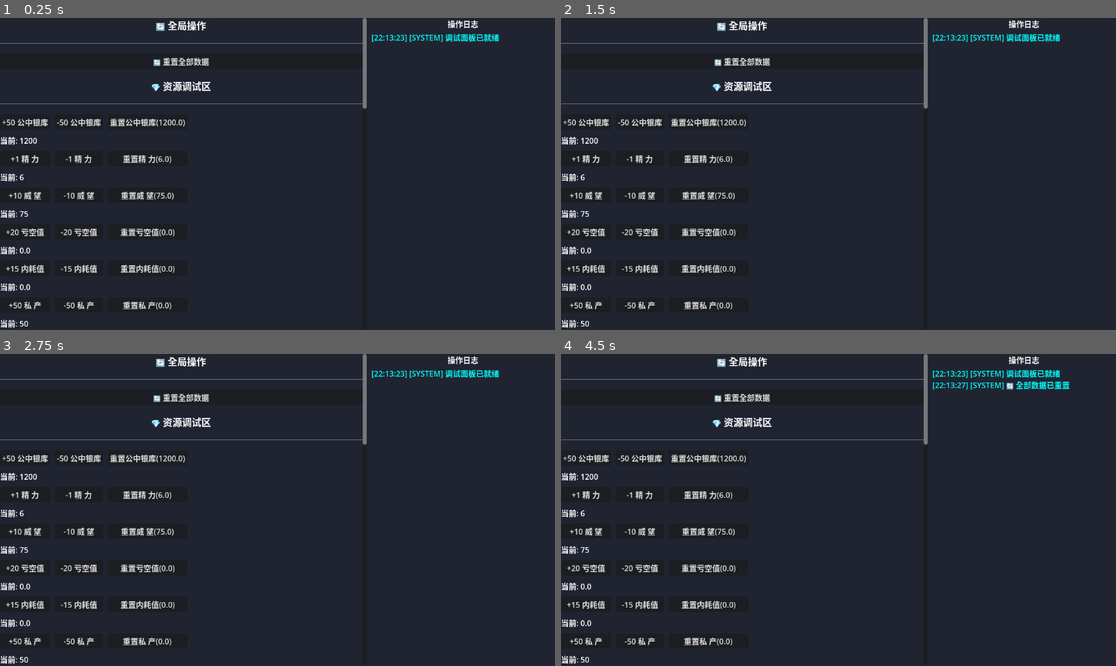
Above: before the commit, frames 1-4 (two rows, left to right).
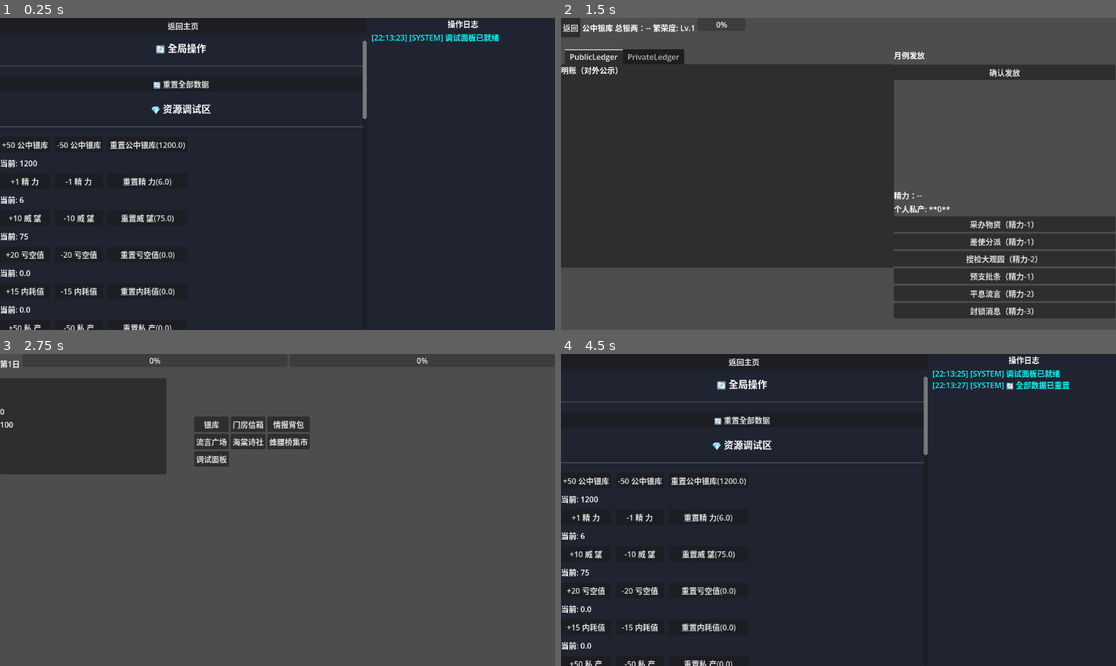
Above: after the commit, the same moments.

Repository: caifangwen/honglou
Game: Godot game, scene res://scenes/DebugPanel.tscn
The game is run twice, just before and just after one commit, with the same random seed, the same clock (stepped at 60 frames per second) and the same inputs. This scene is started directly instead of the project's main scene.
Inputs (mouse positions are in pixels of both pictures, inside the frame that each line leads up to):
- Up to frame 1 (0.25 s): no input
- Up to frame 2 (1.5 s): click (744, 24) at 0.5 s, where only the run after the commit has a clickable "返回主页"; click (771, 86) at 1.25 s, where only the run after the commit has a clickable "银库"
- Up to frame 3 (2.75 s): click (11, 363) at 2 s, where only the run after the commit has a clickable "返回"
- Up to frame 4 (4.5 s): click (771, 460) at 2.75 s, where only the run after the commit has a clickable "调试面板"; click "🔄 重置全部数据" at 3.5 s; click "OK" at 4.25 s

The runs differ from the first frame. In frame 1, 6.4% of the frame differs, in the area x 0-67%, y 0-100%; in frame 2, 50%; in frame 3, 89%, in the area x 0-100%, y 0-100%; in frame 4, 6.4%.

Commit message:
调试面板更新

Diff:
--- a/scenes/DebugPanel.tscn
+++ b/scenes/DebugPanel.tscn
@@ -35,6 +35,10 @@
 size_flags_stretch_ratio = 2.0
 theme_override_constants/separation = 15
 
+[node name="BackBtn" type="Button" parent="MainLayout/LeftPanel"]
+layout_mode = 2
+text = "返回主页"
+
 [node name="ScrollContainer" type="ScrollContainer" parent="MainLayout/LeftPanel"]
 layout_mode = 2
 size_flags_vertical = 3
@@ -69,3 +73,5 @@
 layout_mode = 2
 size_flags_vertical = 3
 size_flags_stretch_ratio = 0.5
+
+[connection signal="pressed" from="MainLayout/LeftPanel/BackBtn" to="." method="_on_BackBtn_pressed"]
--- a/scenes/Hub.tscn
+++ b/scenes/Hub.tscn
@@ -100,6 +100,10 @@
 layout_mode = 2
 text = "蜂腰桥集市"
 
+[node name="DebugBtn" type="Button" parent="NavigationGrid"]
+layout_mode = 2
+text = "调试面板"
+
 [node name="NotificationList" type="VBoxContainer" parent="."]
 layout_mode = 1
 anchor_left = 0.02
@@ -121,3 +125,4 @@
 [connection signal="pressed" from="NavigationGrid/RumorBoardBtn" to="." method="_on_RumorBoardBtn_pressed"]
 [connection signal="pressed" from="NavigationGrid/PoetryHallBtn" to="." method="_on_PoetryHallBtn_pressed"]
 [connection signal="pressed" from="NavigationGrid/MarketBtn" to="." method="_on_MarketBtn_pressed"]
+[connection signal="pressed" from="NavigationGrid/DebugBtn" to="." method="_on_DebugBtn_pressed"]
--- a/scripts/ui/DebugPanelUI.gd
+++ b/scripts/ui/DebugPanelUI.gd
@@ -31,6 +31,9 @@
 func _ready():
 	_setup_ui()
 	_log("调试面板已就绪", "SYSTEM")
+
+func _on_BackBtn_pressed():
+	get_tree().change_scene_to_file("res://scenes/Hub.tscn")
 
 func _setup_ui():
 	# 清空现有 UI
--- a/scripts/ui/HubUI.gd
+++ b/scripts/ui/HubUI.gd
@@ -52,3 +52,6 @@
 
 func _on_MarketBtn_pressed() -> void:
 	get_tree().change_scene_to_file("res://scenes/Market.tscn")
+
+func _on_DebugBtn_pressed() -> void:
+	get_tree().change_scene_to_file("res://scenes/DebugPanel.tscn")
--- a/scripts/ui/TreasuryUI.gd
+++ b/scripts/ui/TreasuryUI.gd
@@ -90,6 +90,9 @@
 
 	# 4. 获取待发放月例玩家列表
 	_load_player_allocation_list()
+
+func _on_BackBtn_pressed() -> void:
+	get_tree().change_scene_to_file("res://scenes/Hub.tscn")
 
 func _update_treasury_ui() -> void:
 	var total = current_treasury_data.get("total_silver", 0)
